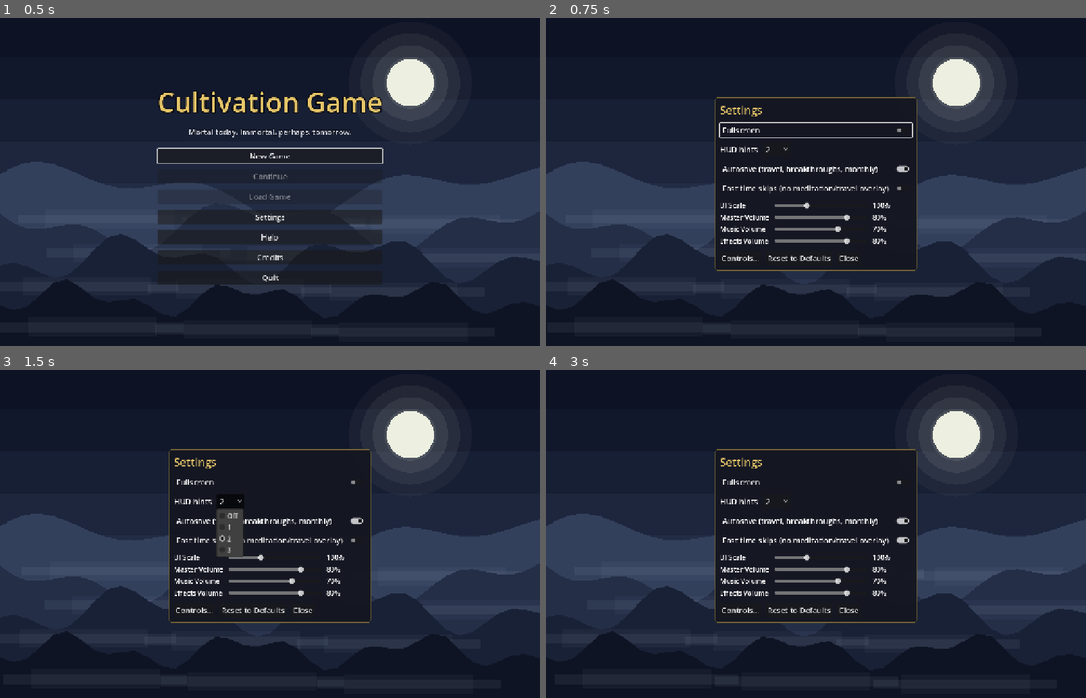
Above: before the commit, frames 1-4 (two rows, left to right).
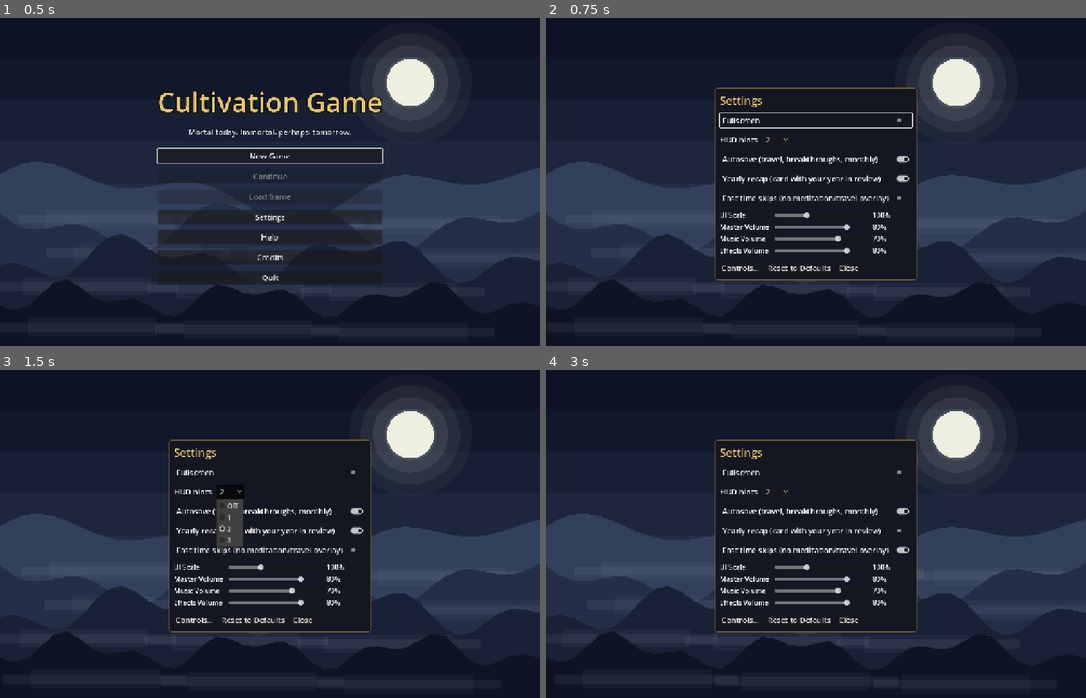
Above: after the commit, the same moments.

Repository: samridghimire/cultivation-game
Game: Godot game, scene res://src/ui/main_menu.tscn
Same seed, same stepped clock (60 frames per second), same inputs: the game is played once before the commit and once after it.
Inputs (mouse positions are in pixels of both pictures, inside the frame that each line leads up to):
- Up to frame 1 (0.5 s): no input
- Up to frame 2 (0.75 s): click "Settings" at 0.5 s
- Up to frame 3 (1.5 s): click "2" at 1.25 s
- Up to frame 4 (3 s): click (816, 530) at 2 s, where only the run after the commit has a clickable "Yearly recap (card with your …"; click "Fast time skips (no meditatio…" at 2.75 s

Frame 1 is identical in both runs. In frame 2, 5.1% of the frame differs, in the area x 31-69%, y 21-81%; in frame 3, 4.8%; in frame 4, 4.7%.

Commit message:
[WU-031] Yearly recap banner card and setting
Follow-ups: none

Co-Authored-By: Claude Sonnet 5.5 <noreply@anthropic.com>
Claude-Session: https://claude.ai/code/session_013kfUr5k34Q1hT7WycmB7k8

Diff:
--- a/src/autoload/settings.gd
+++ b/src/autoload/settings.gd
@@ -23,6 +23,8 @@
 	"fast_time_skips": false,
 	# Silent autosave on travel, breakthrough, each month and window close (REL-001).
 	"autosave": true,
+	# Banner card with the year's review on each new year (WU-031).
+	"yearly_recap": true,
 }
 
 var path := DEFAULT_PATH
@@ -65,8 +67,8 @@
 			return clampf(float(value), UI_SCALE_RANGE.x, UI_SCALE_RANGE.y)
 		"hud_hints":
 			return clampi(int(value), 0, 3) if value is int or value is float else DEFAULTS["hud_hints"]
-		"autosave":
-			return value if value is bool else DEFAULTS["autosave"]
+		"autosave", "yearly_recap":
+			return value if value is bool else DEFAULTS[key]
 		"fast_time_skips":
 			return (value is bool and value) or str(value).to_lower() == "true"
 		_:
--- a/src/ui/hud.gd
+++ b/src/ui/hud.gd
@@ -46,9 +46,10 @@
 var _child_training: ChildTrainingScreen
 var _banner: Banner
 var _time_skip: TimeSkipOverlay
+var _pending_year: Array = []  # [year, lines] waiting for a free screen (WU-031)
 ## The time-skip summary on screen, kept across the scene reload that travel
 ## triggers so the new HUD can finish showing it ({} = none).
-static var _showing_skip: Dictionary = {}
+var _showing_skip: Dictionary = {}
 var _respawn: RespawnScreen
 var _tribulation: TribulationScreen
 var _death_screen: Control
@@ -124,6 +125,7 @@
 	_pause_menu.journal_requested.connect(_open_journal)
 	_respawn = RespawnScreen.new()
 	_respawn.closed.connect(_update_modal)
+	_respawn.closed.connect(_flush_year_review)
 	add_child(UIStyle.centered(_respawn))
 	_combat_report.closed.connect(_open_pending_respawn)
 	_tribulation = TribulationScreen.new()
@@ -167,6 +169,7 @@
 	EventBus.encounter_choice_resolved.connect(_encounter.close)
 	EventBus.threat_sensed.connect(_on_threat_sensed)
 	EventBus.time_skipped.connect(_on_time_skipped)
+	EventBus.year_reviewed.connect(_on_year_reviewed)
 	EventBus.milestone_reached.connect(_on_milestone)
 	_refresh()
 	# A respawn that moved the player reloads the world; ask where to awaken now.
@@ -546,6 +549,26 @@
 func _on_time_skip_closed() -> void:
 	_showing_skip = {}
 	_update_modal()
+	_flush_year_review()
+
+
+## Yearly recap (WU-031): queued, then shown by a deferred flush so a time-skip overlay
+## that follows the same action goes first; death/respawn screens hold it back.
+func _on_year_reviewed(year: int, lines: PackedStringArray) -> void:
+	if not Settings.get_value("yearly_recap") or lines.is_empty():
+		return
+	_pending_year = [year, lines]
+	_flush_year_review.call_deferred()
+
+
+func _flush_year_review() -> void:
+	if _pending_year.is_empty() or _time_skip.visible or _respawn.visible or _death_screen.visible or not GameState.pending_respawn.is_empty():
+		return
+	if GameState.player == null or not GameState.player.alive:
+		return
+	var lines: PackedStringArray = _pending_year[1]
+	_banner.announce("Year %d of your journey" % int(_pending_year[0]), "\n".join(lines), UIStyle.ACCENT, 4.0)
+	_pending_year = []
 
 
 ## Loaded-save card (WU-025): the recap lines, shown once when the HUD boots after a load.
--- a/src/ui/settings_screen.gd
+++ b/src/ui/settings_screen.gd
@@ -18,6 +18,7 @@
 var _fullscreen: CheckButton
 var _hints: OptionButton
 var _autosave: CheckButton
+var _yearly_recap: CheckButton
 var _fast_skips: CheckButton
 var _sliders: Dictionary = {}  # setting key -> HSlider
 var _value_labels: Dictionary = {}  # setting key -> Label
@@ -64,6 +65,11 @@
 	_autosave.add_theme_font_size_override("font_size", 18)
 	_autosave.toggled.connect(func(on: bool): Settings.set_value("autosave", on))
 	box.add_child(_autosave)
+	_yearly_recap = CheckButton.new()
+	_yearly_recap.text = "Yearly recap (card with your year in review)"
+	_yearly_recap.add_theme_font_size_override("font_size", 18)
+	_yearly_recap.toggled.connect(func(on: bool): Settings.set_value("yearly_recap", on))
+	box.add_child(_yearly_recap)
 
 	_fast_skips = CheckButton.new()
 	_fast_skips.text = "Fast time skips (no meditation/travel overlay)"
@@ -268,6 +274,7 @@
 	_fullscreen.set_pressed_no_signal(Settings.get_value("window_mode") == "fullscreen")
 	_hints.select(int(Settings.get_value("hud_hints")))
 	_autosave.set_pressed_no_signal(Settings.get_value("autosave"))
+	_yearly_recap.set_pressed_no_signal(Settings.get_value("yearly_recap"))
 	_fast_skips.set_pressed_no_signal(Settings.get_value("fast_time_skips"))
 	for key in _sliders:
 		_sliders[key].set_value_no_signal(Settings.get_value(key))
--- a/tests/unit/test_arrival_card.gd
+++ b/tests/unit/test_arrival_card.gd
@@ -56,3 +56,38 @@
 	assert_false((hud3.get("_banner") as Banner).visible, "not over the respawn screen")
 	hud3.free()
 	gs.end_session()
+
+
+## WU-031: the year review shows as a banner card, honours the setting and waits for the respawn screen.
+func test_year_review_banner_and_setting() -> void:
+	var root := (Engine.get_main_loop() as SceneTree).root
+	var gs := root.get_node("GameState")
+	var bus := root.get_node("EventBus")
+	var settings := root.get_node("Settings")
+	gs.start_session(CharacterFactory.create("Wanderer", gs.data, seeded_rng(4)))
+	var hud: CanvasLayer = load("res://src/ui/hud.tscn").instantiate()
+	root.add_child(hud)
+	var banner: Banner = hud.get("_banner")
+	var lines := PackedStringArray(["You did 2 deeds.", "You grew a stage."])
+	bus.year_reviewed.emit(3, lines)
+	hud.call("_flush_year_review")
+	assert_true(banner.visible)
+	assert_eq(banner.title_text(), "Year 3 of your journey")
+	assert_true(banner.subtitle_text().contains("You did 2 deeds."))
+	banner.visible = false
+	gs.pending_respawn = {"cause": "test", "anchor_id": "x", "lives_left": 1, "qi_lost": 0}
+	bus.year_reviewed.emit(4, lines)
+	hud.call("_flush_year_review")
+	assert_false(banner.visible, "held back while the respawn screen is up")
+	gs.pending_respawn = {}
+	hud.call("_flush_year_review")
+	assert_true(banner.visible, "shows once the screen is free")
+	banner.visible = false
+	var old: Variant = settings.get_value("yearly_recap")
+	settings.set_value("yearly_recap", false)
+	bus.year_reviewed.emit(5, lines)
+	hud.call("_flush_year_review")
+	assert_false(banner.visible, "nothing with the setting off")
+	settings.set_value("yearly_recap", old)
+	hud.free()
+	gs.end_session()
